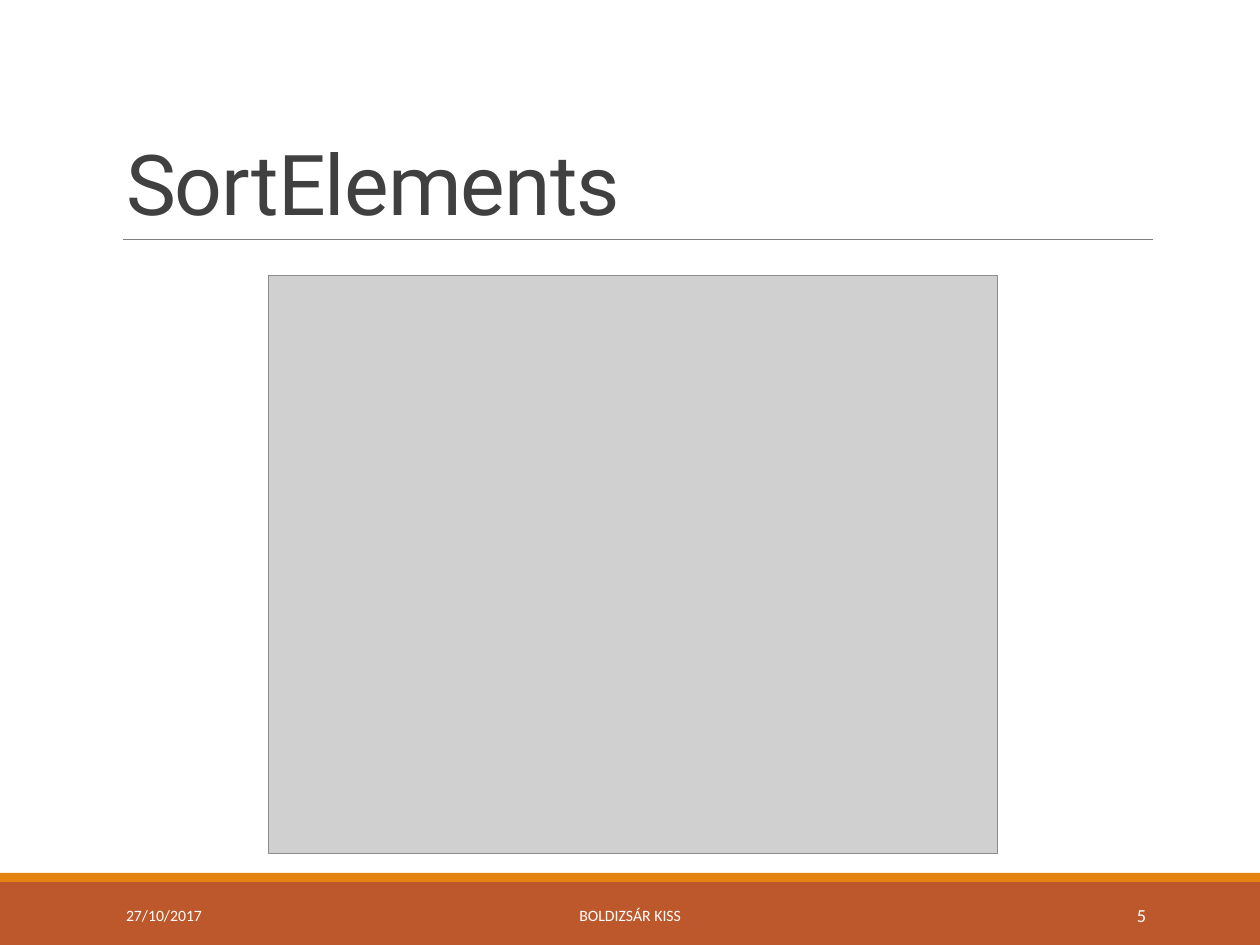
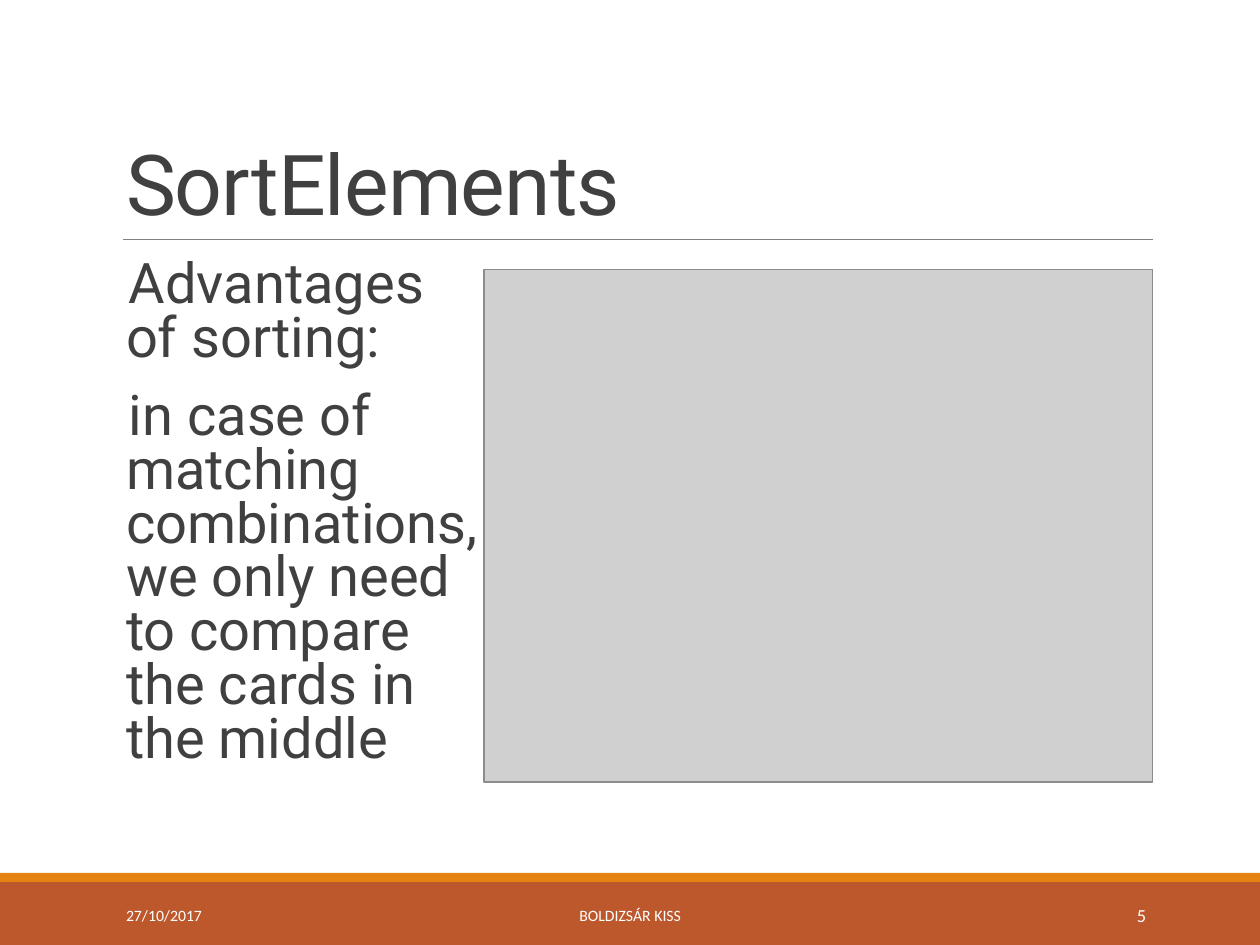
Before and after one commit to green-fox-academy/bpo106, a slide deck: slide 5 of week07/day04/demo/ppt-w07.pptx. Drawn at 1260x945 pixels with LibreOffice and Linux fonts; fonts in the diff are those of the drawing; grey boxes stand for pictures. Boxes give left, top, right and bottom in pixels: in the first picture for what was removed or moved away, otherwise in the second. Text is boxed around its words. In the diff, an @@ line names an element or a change of style, - is before the commit and + after.

```diff
--- a/week07/day04/demo/ppt-w07.pptx
+++ b/week07/day04/demo/ppt-w07.pptx
@@ text added at box(126, 261, 477, 759), 32 pt, text #404040 @@
+  Advantages of sorting:
+  in case of matching combinations, we only need to compare the cards in the middle
@@ picture: place and size @@
-picture at box(268, 276, 997, 854)
+picture at box(484, 270, 1153, 782)
```
Also in this commit, not shown: 2 other slides changed, 1 other file.
